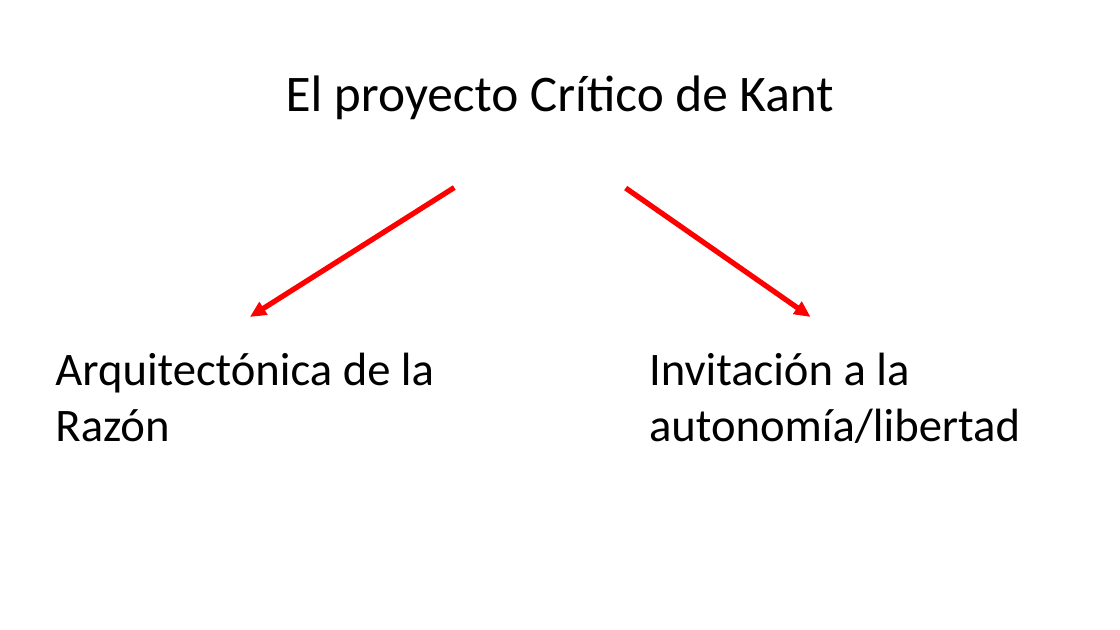
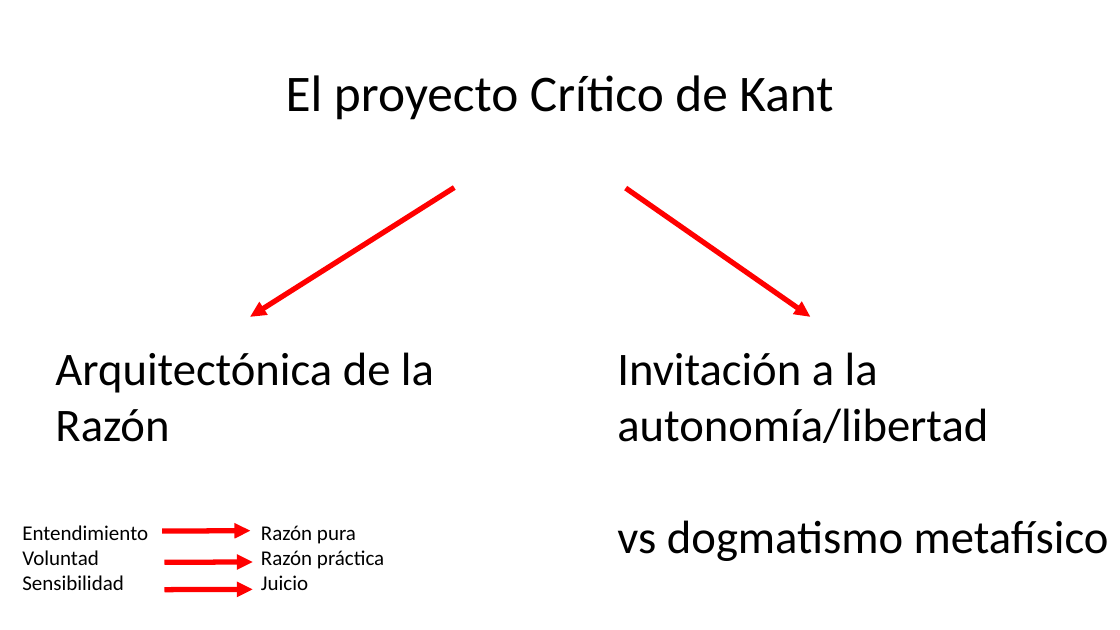
Before and after one commit to zaboltar/zaboltar.github.io, a slide deck: slide 6 of assets uarm/2023 1 UarmPCrit/Kant - ilustracion proyecto critico educacion.pptx (slide 5 before the commit). Drawn at 1120x630 pixels with LibreOffice and Linux fonts; fonts in the diff are those of the drawing. Boxes give left, top, right and bottom in pixels: in the first picture for what was removed or moved away, otherwise in the second. Text is boxed around its words. In the diff, an @@ line names an element or a change of style, - is before the commit and + after.

```diff
--- a/assets uarm/2023 1 UarmPCrit/Kant - ilustracion proyecto critico educacion.pptx
+++ b/assets uarm/2023 1 UarmPCrit/Kant - ilustracion proyecto critico educacion.pptx
@@ text "Invitación a la autonomía/libertad": place and size @@
-text "Invitación a la autonomía/libertad" at [649,352,1020,443]
+text "Invitación a la autonomía/libertad" at [617,352,1109,561]
@@ text added at [22,525,148,590], 18 pt, text #000000 @@
+Entendimiento
+Voluntad
+Sensibilidad
@@ arrow added from (162, 531) to (250, 531), #FF0000 4.5 pt @@
@@ text added at [261,525,384,590], 18 pt, text #000000 @@
+Razón pura
+Razón práctica
+Juicio
@@ text at [617,520,1109,561]: paragraph added @@
+vs dogmatismo metafísico
@@ arrow added from (165, 562) to (253, 562), #FF0000 4.5 pt @@
@@ arrow added from (165, 590) to (253, 590), #FF0000 4.5 pt @@
```
Also in this commit, not shown: 13 slides added, 3 slides removed, 9 other files.
